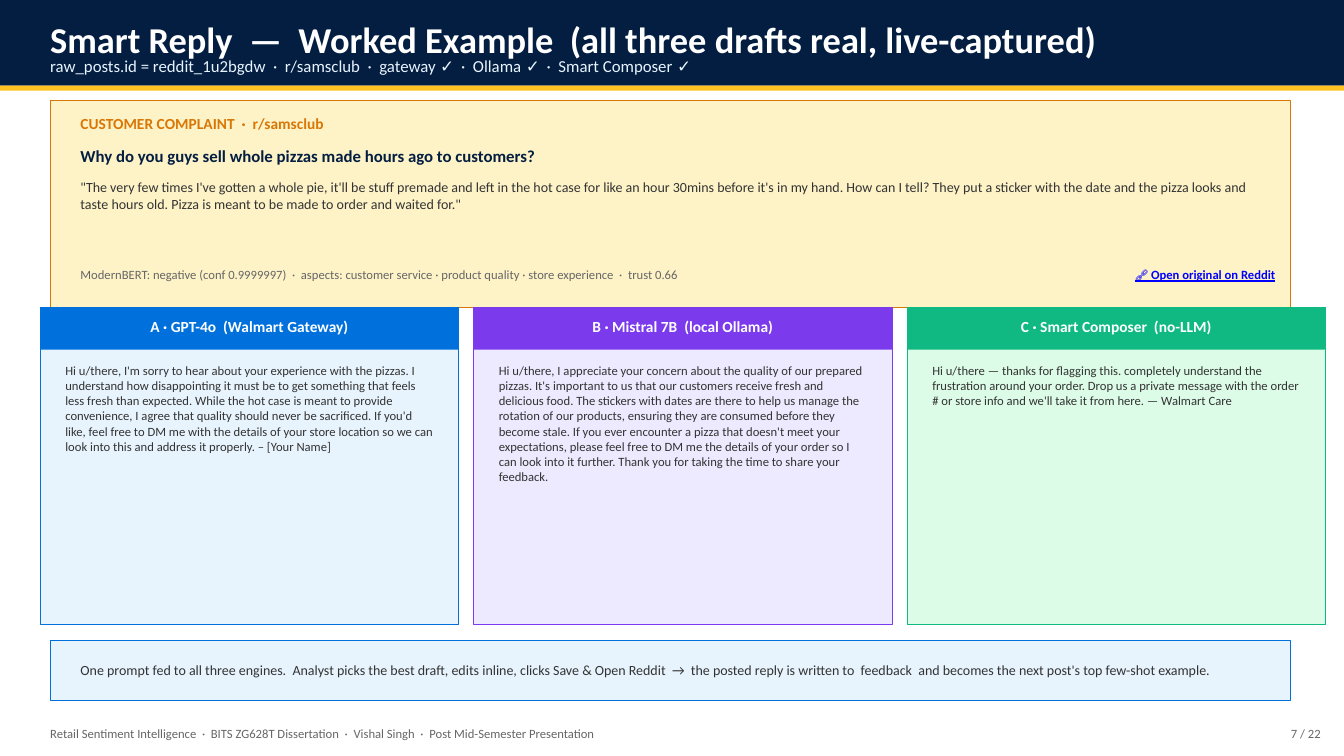
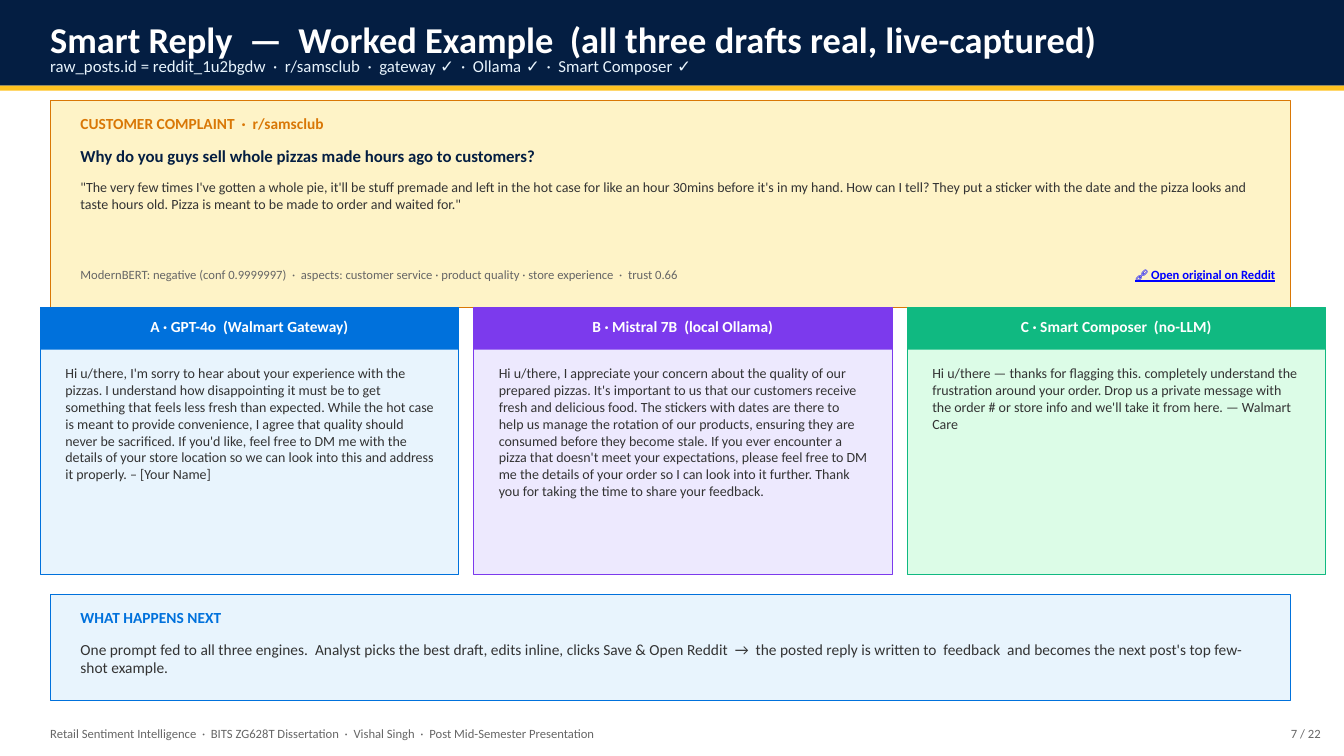
Before and after one commit to vishalvishal099/Retail-Sentiment-Intelligence, a slide deck: slide 7 of docs/Sem_4/FINAL_PRESENTATION_VishalSingh_2020AA05641.pptx. Drawn at 1344x756 pixels with LibreOffice and Linux fonts; fonts in the diff are those of the drawing. Boxes give left, top, right and bottom in pixels: in the first picture for what was removed or moved away, otherwise in the second. Text is boxed around its words. In the diff, an @@ line names an element or a change of style, - is before the commit and + after.

```diff
--- a/docs/Sem_4/FINAL_PRESENTATION_VishalSingh_2020AA05641.pptx
+++ b/docs/Sem_4/FINAL_PRESENTATION_VishalSingh_2020AA05641.pptx
@@ rectangle: place and size @@
-rectangle at [40, 308, 459, 625]
+rectangle at [40, 308, 459, 575]
@@ rectangle: place and size @@
-rectangle at [474, 308, 892, 625]
+rectangle at [474, 308, 892, 575]
@@ rectangle: place and size @@
-rectangle at [907, 308, 1326, 625]
+rectangle at [907, 308, 1326, 575]
@@ size 9 to 10 pt in 3 elements at [65, 368, 434, 481], [499, 368, 868, 499], [932, 368, 1297, 429] @@
@@ rectangle: place and size @@
-rectangle at [50, 640, 1291, 701]
+rectangle at [50, 595, 1291, 701]
@@ text added at [80, 613, 221, 623], 11 pt, text #0071DC, bold @@
+WHAT HAPPENS NEXT
@@ text "One prompt fed to all ...": place and size @@
-text "One prompt fed to all ..." at [80, 665, 1209, 678]
+text "One prompt fed to all ..." at [80, 644, 1241, 676]
@@ text "One prompt fed to all ..." at [80, 644, 1241, 676]: size 10 to 11 pt; vertical alignment middle to top @@
```
Also in this commit, not shown: 15 other slides changed, 2 other files.
